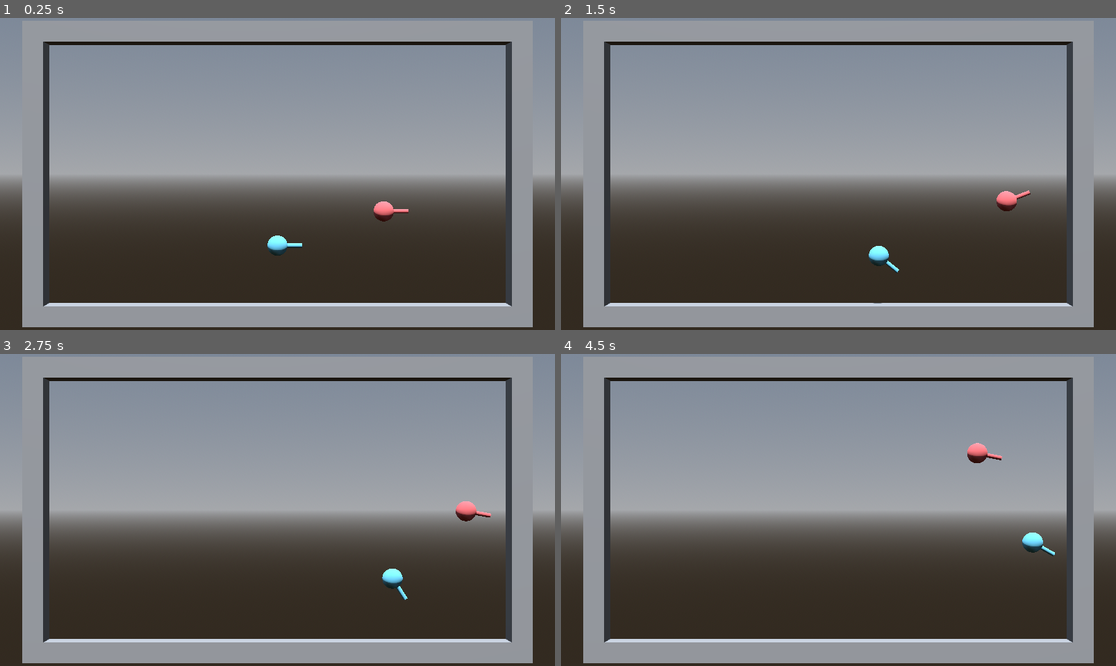
Above: before the commit, frames 1-4 (two rows, left to right).
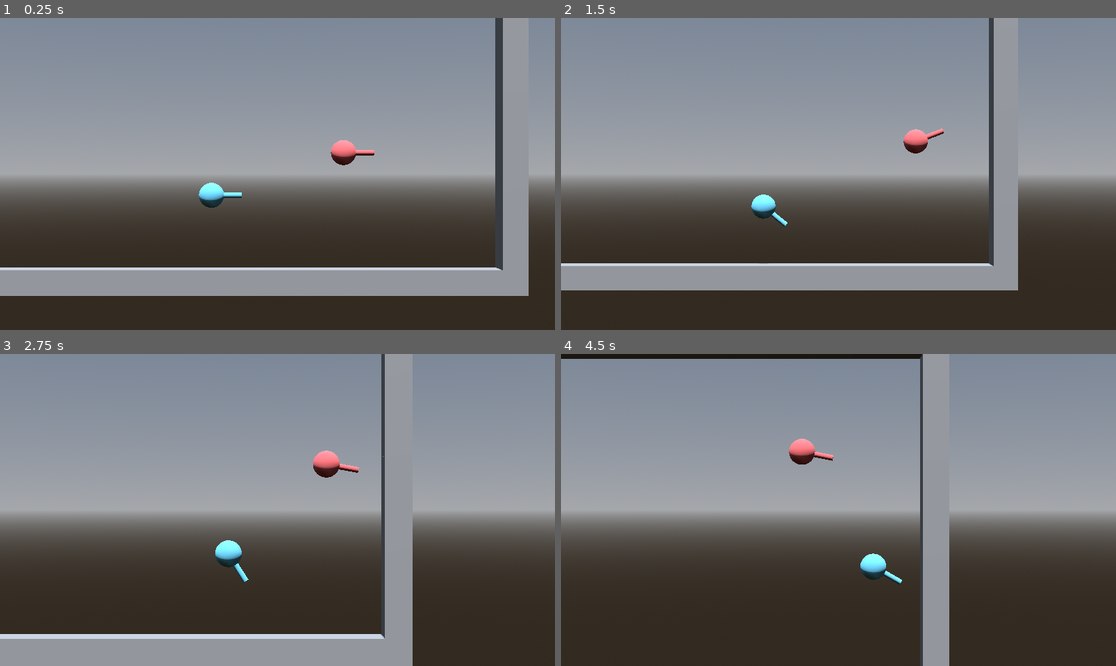
Above: after the commit, the same moments.

Repository: vipsbpig/BallonBird
Game: Godot game, scene res://Scenes/Game.tscn
The game is run twice, just before and just after one commit, with the same random seed, the same clock (stepped at 60 frames per second) and the same inputs.
Inputs (mouse positions are in pixels of both pictures, inside the frame that each line leads up to):
- Up to frame 1 (0.25 s): no input
- Up to frame 2 (1.5 s): tap Enter (jump2) at 0.5 s; move the mouse to (960, 158) at 0.52 s; hold D (move_right) 0.53-1.28 s; hold J (move_left2) 0.53-1.28 s; click (960, 158) at 0.67 s; tap Space (jump) at 0.77 s; move the mouse to (727, 189) at 1.27 s; hold S from 1.28 s (still down); tap L (move_right2) at 1.35 s
- Up to frame 3 (2.75 s): tap Space (jump) at 1.52 s; move the mouse to (333, 441) at 2.02 s; release S at 2.03 s; hold D (move_right) from 2.03 s (still down); hold F from 2.03 s (still down)
- Up to frame 4 (4.5 s): move the mouse to (810, 572) at 2.77 s; release D (move_right) at 2.78 s; release F at 2.78 s; hold W 2.78-3.53 s; tap J (move_left2) at 2.85 s; click (810, 572) at 2.92 s; tap Space (jump) at 3.02, 3.77 s; move the mouse to (1005, 556) at 3.52 s; hold L (move_right2) 3.53-4.28 s; hold A (move_left) from 3.53 s (still down); move the mouse to (672, 463) at 4.27 s; tap F at 4.35 s

The runs differ from the first frame. In frame 1, 22% of the frame differs, in the area x 0-96%, y 0-100%; in frame 2, 22%; in frame 3, 14%; in frame 4, 17%.

Commit message:
camera update

Diff:
--- a/Ballons/Mock/MockBallon.tscn
+++ b/Ballons/Mock/MockBallon.tscn
@@ -1,10 +1,11 @@
-[gd_scene load_steps=13 format=3 uid="uid://d8820thlxuqb"]
+[gd_scene load_steps=14 format=3 uid="uid://d8820thlxuqb"]
 
-[ext_resource type="Material" uid="uid://djkmajce4r0m5" path="res://Ballons/Mock/BlueBird.tres" id="1_2o7av"]
+[ext_resource type="Material" path="res://Ballons/Mock/BlueBird.tres" id="1_2o7av"]
 [ext_resource type="Script" path="res://Scripts/input_behaviour.gd" id="1_3mcgo"]
 [ext_resource type="Script" path="res://Scripts/hurt_box.gd" id="2_5j6g1"]
 [ext_resource type="Script" path="res://Scripts/attack_behaviour.gd" id="2_8bssc"]
 [ext_resource type="Script" path="res://Scripts/health_component.gd" id="5_ybvq5"]
+[ext_resource type="Script" path="res://Scripts/camera_component.gd" id="6_rjx3l"]
 
 [sub_resource type="PhysicsMaterial" id="PhysicsMaterial_00qlv"]
 bounce = 0.6
@@ -82,3 +83,7 @@
 
 [node name="HealthComponent" type="Node" parent="."]
 script = ExtResource("5_ybvq5")
+
+[node name="CameraComponent" type="Node" parent="." node_paths=PackedStringArray("followTarget")]
+script = ExtResource("6_rjx3l")
+followTarget = NodePath("..")
--- a/Ballons/Mock/MockBallon2.tscn
+++ b/Ballons/Mock/MockBallon2.tscn
@@ -1,10 +1,11 @@
-[gd_scene load_steps=13 format=3 uid="uid://cto2ht8o722lu"]
+[gd_scene load_steps=14 format=3 uid="uid://cto2ht8o722lu"]
 
-[ext_resource type="Material" uid="uid://c20fo10ds06e6" path="res://Ballons/Mock/RedBird.tres" id="1_lhfth"]
+[ext_resource type="Material" path="res://Ballons/Mock/RedBird.tres" id="1_lhfth"]
 [ext_resource type="Script" path="res://Scripts/input_behaviour.gd" id="2_q010t"]
 [ext_resource type="Script" path="res://Scripts/hurt_box.gd" id="3_7ti32"]
 [ext_resource type="Script" path="res://Scripts/attack_behaviour.gd" id="4_3m41a"]
 [ext_resource type="Script" path="res://Scripts/health_component.gd" id="5_wybvu"]
+[ext_resource type="Script" path="res://Scripts/camera_component.gd" id="6_a54ww"]
 
 [sub_resource type="PhysicsMaterial" id="PhysicsMaterial_00qlv"]
 bounce = 0.6
@@ -83,3 +84,7 @@
 
 [node name="HealthComponent" type="Node" parent="."]
 script = ExtResource("5_wybvu")
+
+[node name="CameraComponent" type="Node" parent="." node_paths=PackedStringArray("followTarget")]
+script = ExtResource("6_a54ww")
+followTarget = NodePath("..")
--- a/Scenes/Game.tscn
+++ b/Scenes/Game.tscn
@@ -1,10 +1,11 @@
-[gd_scene load_steps=10 format=3 uid="uid://bat6am4i5o3cb"]
+[gd_scene load_steps=11 format=3 uid="uid://bat6am4i5o3cb"]
 
 [ext_resource type="Script" path="res://addons/phantom_camera/scripts/phantom_camera_host/phantom_camera_host.gd" id="1_ue1lb"]
 [ext_resource type="PackedScene" uid="uid://iu5r7md2ly71" path="res://Arena/Arena.tscn" id="2_muf8x"]
 [ext_resource type="Script" path="res://addons/phantom_camera/scripts/phantom_camera/phantom_camera_3d.gd" id="3_jpvp5"]
 [ext_resource type="Script" path="res://addons/phantom_camera/scripts/resources/tween_resource.gd" id="4_b67g5"]
 [ext_resource type="Script" path="res://addons/phantom_camera/scripts/resources/camera_3d_resource.gd" id="5_dpqps"]
+[ext_resource type="Script" path="res://Scripts/camera_controller.gd" id="5_w7o3c"]
 [ext_resource type="PackedScene" uid="uid://d8820thlxuqb" path="res://Ballons/Mock/MockBallon.tscn" id="6_0vunb"]
 [ext_resource type="PackedScene" uid="uid://cto2ht8o722lu" path="res://Ballons/Mock/MockBallon2.tscn" id="7_qhp0d"]
 
@@ -29,17 +30,23 @@
 [node name="Game" type="Node3D"]
 
 [node name="Camera3D" type="Camera3D" parent="."]
-transform = Transform3D(1, 0, 0, 0, 1, 0, 0, 0, 1, -3.8147e-06, 6.99521, 36.4705)
+transform = Transform3D(1, 0, 0, 0, 1, 0, 0, 0, 1, 5.27782, 5.12624, 1)
 fov = 24.0
 
 [node name="PhantomCameraHost" type="Node" parent="Camera3D"]
 script = ExtResource("1_ue1lb")
 
 [node name="PhantomCamera3D" type="Node3D" parent="."]
-transform = Transform3D(1, 0, 0, 0, 1, 0, 0, 0, 1, -3.8147e-06, 6.99521, 36.4705)
+transform = Transform3D(1, 0, 0, 0, 1, 0, 0, 0, 1, 5.27782, 5.12624, 1)
 script = ExtResource("3_jpvp5")
+follow_mode = 3
 tween_resource = SubResource("Resource_i5y80")
 camera_3d_resource = SubResource("Resource_q6toe")
+
+[node name="CameraController" type="Node" parent="PhantomCamera3D" node_paths=PackedStringArray("pCam")]
+script = ExtResource("5_w7o3c")
+pCam = NodePath("..")
+distanc_min_max = Vector2(23, 35)
 
 [node name="Arena" parent="." instance=ExtResource("2_muf8x")]
 
--- /dev/null
+++ b/Scripts/camera_component.gd
@@ -0,0 +1,9 @@
+extends Node
+
+@export var followTarget : Node3D
+# Called when the node enters the scene tree for the first time.
+func _enter_tree() -> void:
+	Global.CameraContoller.AppendFollow(followTarget)
+
+func _exit_tree() -> void:
+	Global.CameraContoller.EraseFollow(followTarget)
--- /dev/null
+++ b/Scripts/camera_controller.gd
@@ -0,0 +1,21 @@
+class_name CameraController
+extends Node
+
+@export var pCam : PhantomCamera3D
+@export var distanc_min_max : Vector2
+
+func _enter_tree() -> void:
+	Global.CameraContoller = self
+
+func _ready() -> void:
+	pCam.set_auto_follow_distance(true)
+	pCam.set_auto_follow_distance_min(distanc_min_max.x)
+	pCam.set_auto_follow_distance_max(distanc_min_max.y)
+	#pass
+	#pCam.set_auto_follow_distance(4)
+
+func AppendFollow(follow: Node3D)->void:
+	pCam.append_follow_targets(follow)
+
+func EraseFollow(follow: Node3D)->void:
+	pCam.erase_follow_targets(follow)
--- /dev/null
+++ b/Scripts/global.gd
@@ -0,0 +1,3 @@
+extends Node
+
+var CameraContoller : CameraController
--- a/project.godot
+++ b/project.godot
@@ -18,6 +18,7 @@
 [autoload]
 
 PhantomCameraManager="*res://addons/phantom_camera/scripts/managers/phantom_camera_manager.gd"
+Global="*res://Scripts/global.gd"
 
 [editor_plugins]
 
